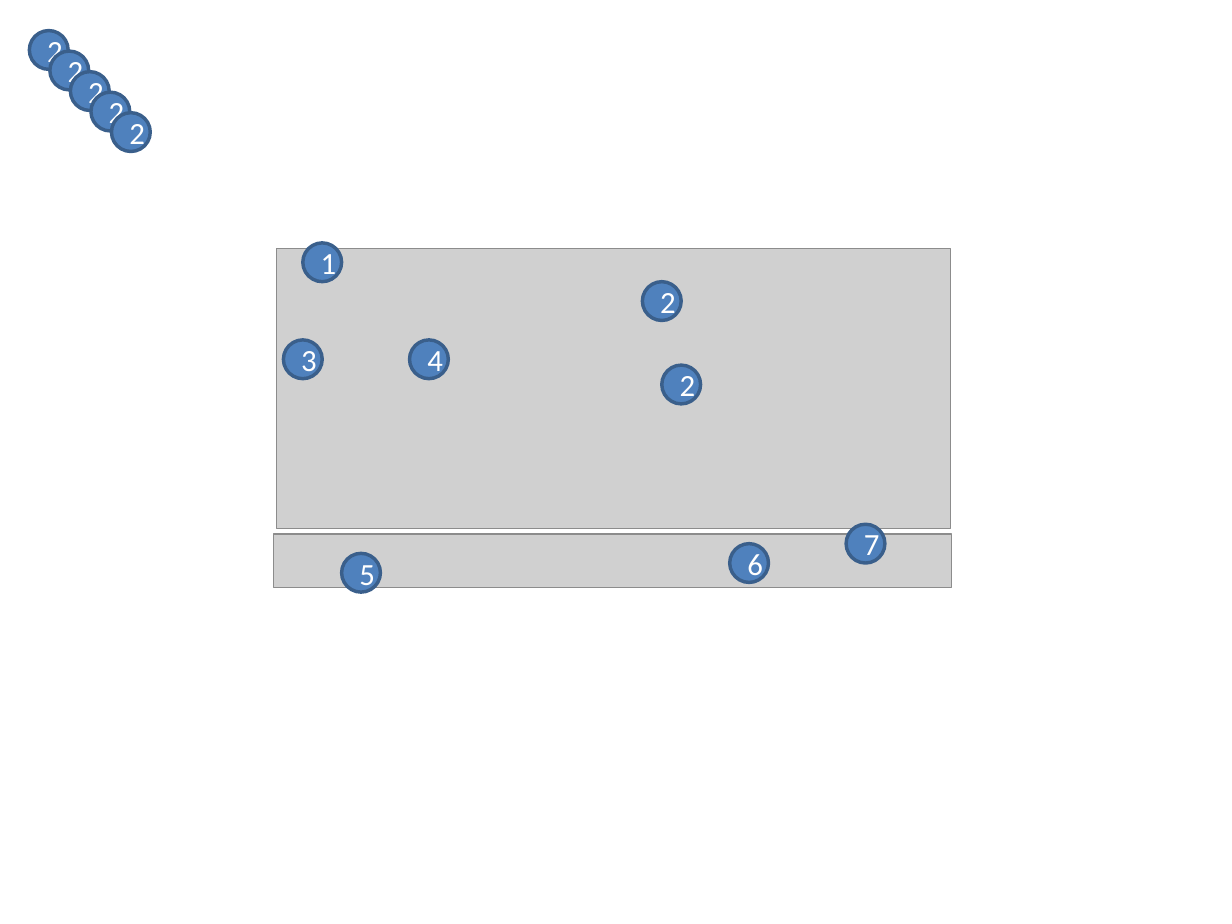
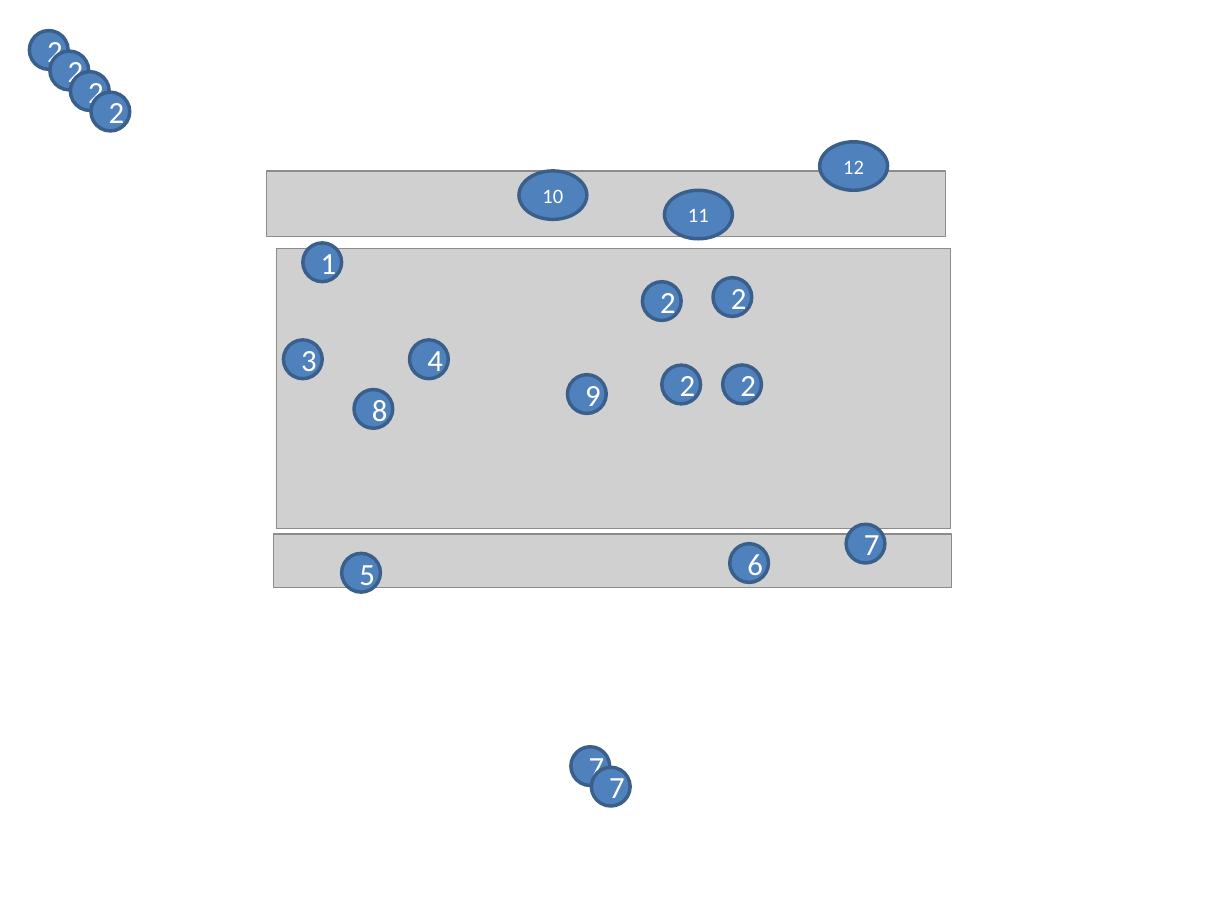
Before and after one commit to wp-plugins/bbp-style-pack, a slide deck: slide 2 of images/style.pptx. Drawn at 1232x924 pixels with LibreOffice and Linux fonts; fonts in the diff are those of the drawing; grey boxes stand for pictures. Boxes give left, top, right and bottom in pixels: in the first picture for what was removed or moved away, otherwise in the second. Text is boxed around its words. In the diff, an @@ line names an element or a change of style, - is before the commit and + after.

```diff
--- a/images/style.pptx
+++ b/images/style.pptx
@@ ellipse added at [819, 142, 887, 190], fill #4F81BD, outline #3A5F8C 2 pt, 12 pt, text #FFFFFF @@
+12
@@ picture added at [267, 171, 946, 237] @@
@@ ellipse added at [519, 171, 586, 219], fill #4F81BD, outline #3A5F8C 2 pt, 12 pt, text #FFFFFF @@
+10
@@ ellipse added at [664, 191, 732, 239], fill #4F81BD, outline #3A5F8C 2 pt, 12 pt, text #FFFFFF @@
+11
@@ ellipse added at [713, 277, 752, 315], fill #4F81BD, outline #3A5F8C 2 pt, 18 pt, text #FFFFFF @@
+2
@@ ellipse added at [354, 389, 392, 428], fill #4F81BD, outline #3A5F8C 2 pt, 18 pt, text #FFFFFF @@
+8
@@ ellipse added at [568, 375, 606, 413], fill #4F81BD, outline #3A5F8C 2 pt, 18 pt, text #FFFFFF @@
+9
@@ ellipse "2": place and size @@
-ellipse "2" at [112, 113, 150, 152]
+ellipse "2" at [723, 365, 761, 403]
@@ ellipse added at [570, 747, 609, 785], fill #4F81BD, outline #3A5F8C 2 pt, 18 pt, text #FFFFFF @@
+7
@@ ellipse added at [591, 768, 630, 806], fill #4F81BD, outline #3A5F8C 2 pt, 18 pt, text #FFFFFF @@
+7
```
Also in this commit, not shown: 3 slides added, 2 slides removed, 8 other files.
